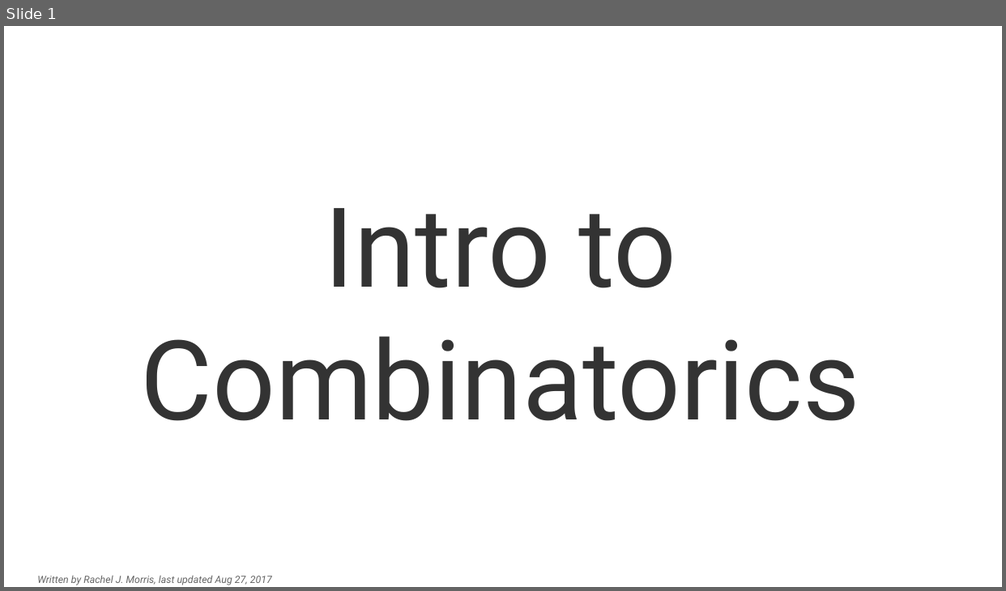
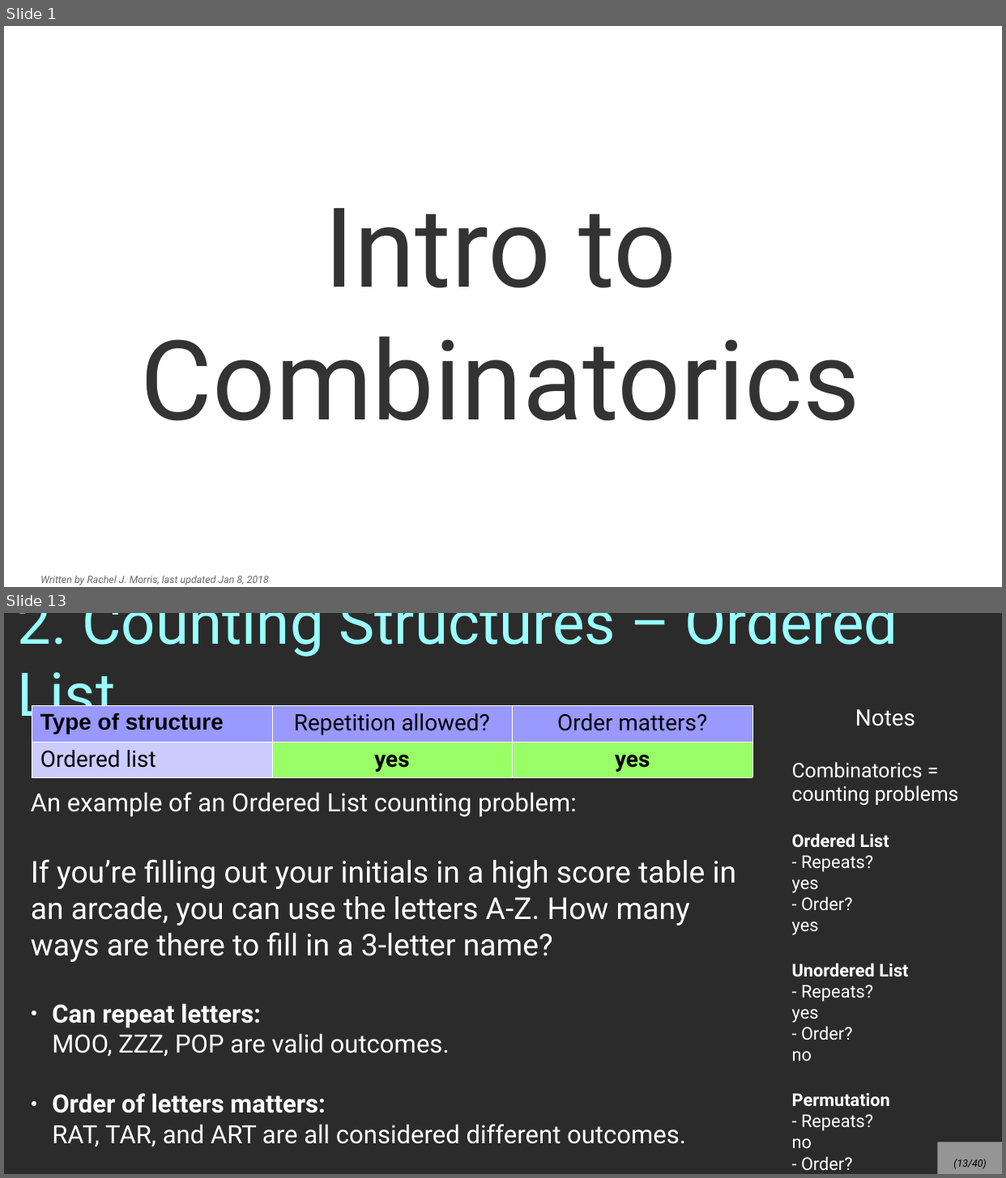
Before and after one commit to nguyenchithien/CS211-Discrete-Structures-II, a slide deck: Lectures/Lecture 5.1.odp. Shown one above the other, each under a label of ours: slide 1 before the commit, slides 1 and 13 after it; the slides between them are not shown. The pictures are 1006x591 and 1006x1178 pixels, drawn with LibreOffice and Linux fonts; fonts in the diff are those of the drawing; background and template pictures are left out; a plain dark background stands for a picture behind light text. Boxes give left, top, right and bottom in pixels: in the first picture for what was removed or moved away, otherwise in the second. Text is boxed around its words. In the diff, an @@ line names an element or a change of style, - is before the commit and + after.

```diff
--- a/Lectures/Lecture 5.1.odp
+++ b/Lectures/Lecture 5.1.odp
@@ slide 13 added at bbox=[4, 613, 1002, 1174], background picture (left out) @@
@@ title added at bbox=[18, 613, 898, 730], 48 pt, text #99FFFF @@
+2. Counting Structures – Ordered List
@@ table added at bbox=[32, 705, 754, 775], 2 rows, 3 columns @@
+Type of structure | Repetition allowed? | Order matters?
+Ordered list | yes | yes
@@ text added at bbox=[792, 709, 959, 1171], 14 pt, text #FFFFFF @@
+Notes
+Combinatorics = counting problems
+Ordered List
+- Repeats? yes
+- Order? yes
+Unordered List
+- Repeats? yes
+- Order? no
+Permutation
+- Repeats? no
+- Order? yes
+Sets
+- Repeats? no
+- Order? no
@@ text added at bbox=[31, 792, 737, 1147], 20 pt, text #FFFFFF @@
+An example of an Ordered List counting problem:
+If you’re filling out your initials in a high score table in an arcade, you can use the letters A-Z. How many ways are there to fill in a 3-letter name?
+● Can repeat letters:
+  MOO, ZZZ, POP are valid outcomes.
+● Order of letters matters:
+  RAT, TAR, and ART are all considered different outcomes.
@@ page number added at bbox=[938, 1143, 1002, 1174], fill #FFFFFF at 50% opacity, 8 pt, text #000000, italic @@
+(13/40)
@@ slide 1 changed as well @@
@@ text at bbox=[40, 575, 269, 586]: text changed @@
-Written by Rachel J. Morris, last updated Aug 27, 2017
+Written by Rachel J. Morris, last updated Jan 8, 2018
```
Also in this commit, not shown: 38 other slides added, 4 slides removed, 2 other files.
